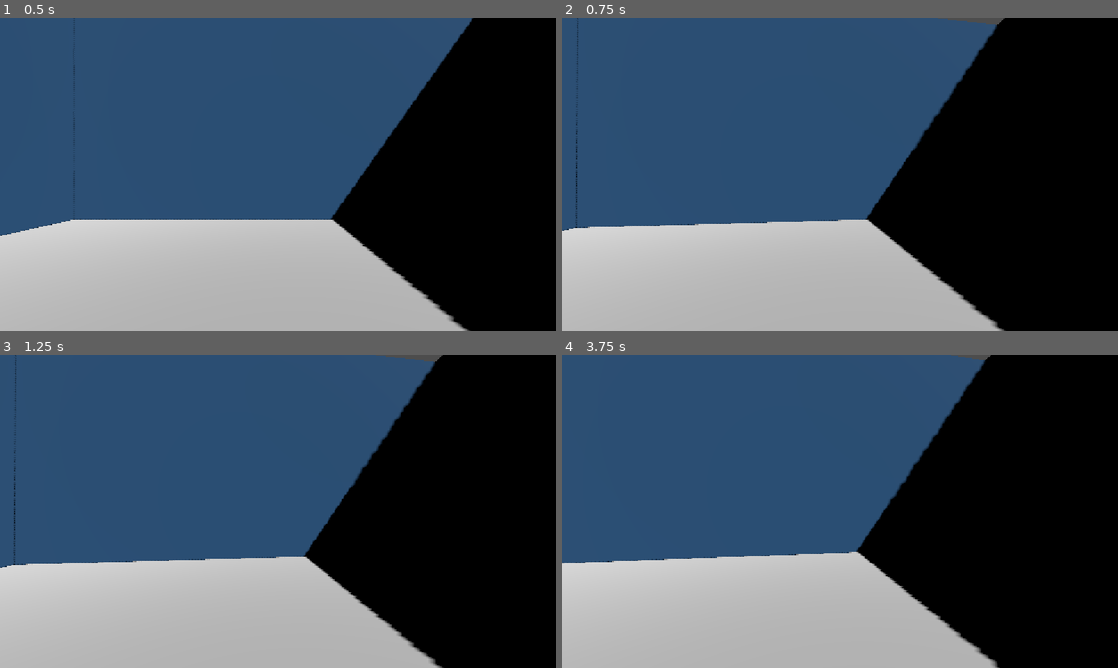
Above: before the commit, frames 1-4 (two rows, left to right).
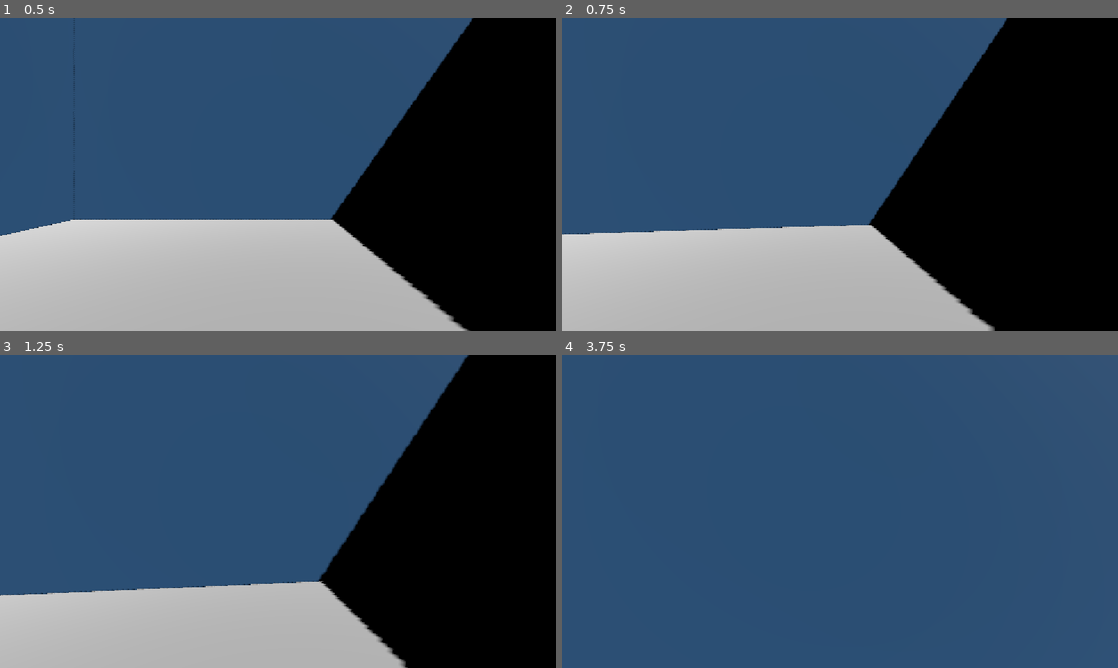
Above: after the commit, the same moments.

Repository: caiodevlab/escape-room-3D
Game: Godot game, scene res://scenes/test_room.tscn
Same seed, same stepped clock (60 frames per second), same inputs: the game is played once before the commit and once after it.
Inputs (mouse positions are in pixels of both pictures, inside the frame that each line leads up to):
- Up to frame 1 (0.5 s): no input
- Up to frame 2 (0.75 s): tap Enter at 0.5 s; move the mouse to (867, 174) at 0.52 s; hold W (move_forward, bound only after the commit) from 0.53 s (still down)
- Up to frame 3 (1.25 s): keep holding W (move_forward, bound only after the commit)
- Up to frame 4 (3.75 s): keep holding W (move_forward, bound only after the commit); move the mouse to (812, 511) at 1.27 s; move the mouse to (851, 505) at 2.02 s; tap Space at 2.75 s; move the mouse to (834, 517) at 2.77 s; tap Enter at 3.5 s; move the mouse to (878, 514) at 3.52 s

Frame 1 is identical in both runs. In frame 2, 2.7% of the frame differs, in the area x 0-81%, y 0-100%; in frame 3, 10%; in frame 4, 58%, in the area x 0-100%, y 0-100%.

Commit message:
Adicionei movimento do jogador

Diff:
--- a/project.godot
+++ b/project.godot
@@ -66,7 +66,9 @@
 "shift_pressed": false,
 "type": "InputEventKey",
 "unicode": 0
-}]
+}, Object(InputEventKey,"resource_local_to_scene":false,"resource_name":"","device":-1,"window_id":0,"alt_pressed":false,"shift_pressed":false,"ctrl_pressed":false,"meta_pressed":false,"pressed":false,"keycode":0,"physical_keycode":87,"key_label":0,"unicode":87,"location":0,"echo":false,"script":null)
+, Object(InputEventKey,"resource_local_to_scene":false,"resource_name":"","device":-1,"window_id":0,"alt_pressed":false,"shift_pressed":false,"ctrl_pressed":false,"meta_pressed":false,"pressed":false,"keycode":0,"physical_keycode":4194320,"key_label":0,"unicode":0,"location":0,"echo":false,"script":null)
+]
 }
 move_backward={
 "deadzone": 0.5,
@@ -95,7 +97,9 @@
 "shift_pressed": false,
 "type": "InputEventKey",
 "unicode": 0
-}]
+}, Object(InputEventKey,"resource_local_to_scene":false,"resource_name":"","device":-1,"window_id":0,"alt_pressed":false,"shift_pressed":false,"ctrl_pressed":false,"meta_pressed":false,"pressed":false,"keycode":0,"physical_keycode":83,"key_label":0,"unicode":83,"location":0,"echo":false,"script":null)
+, Object(InputEventKey,"resource_local_to_scene":false,"resource_name":"","device":-1,"window_id":0,"alt_pressed":false,"shift_pressed":false,"ctrl_pressed":false,"meta_pressed":false,"pressed":false,"keycode":0,"physical_keycode":4194322,"key_label":0,"unicode":0,"location":0,"echo":false,"script":null)
+]
 }
 move_left={
 "deadzone": 0.5,
@@ -124,7 +128,9 @@
 "shift_pressed": false,
 "type": "InputEventKey",
 "unicode": 0
-}]
+}, Object(InputEventKey,"resource_local_to_scene":false,"resource_name":"","device":-1,"window_id":0,"alt_pressed":false,"shift_pressed":false,"ctrl_pressed":false,"meta_pressed":false,"pressed":false,"keycode":0,"physical_keycode":65,"key_label":0,"unicode":65,"location":0,"echo":false,"script":null)
+, Object(InputEventKey,"resource_local_to_scene":false,"resource_name":"","device":-1,"window_id":0,"alt_pressed":false,"shift_pressed":false,"ctrl_pressed":false,"meta_pressed":false,"pressed":false,"keycode":0,"physical_keycode":4194319,"key_label":0,"unicode":0,"location":0,"echo":false,"script":null)
+]
 }
 move_right={
 "deadzone": 0.5,
@@ -153,7 +159,9 @@
 "shift_pressed": false,
 "type": "InputEventKey",
 "unicode": 0
-}]
+}, Object(InputEventKey,"resource_local_to_scene":false,"resource_name":"","device":-1,"window_id":0,"alt_pressed":false,"shift_pressed":false,"ctrl_pressed":false,"meta_pressed":false,"pressed":false,"keycode":0,"physical_keycode":68,"key_label":0,"unicode":68,"location":0,"echo":false,"script":null)
+, Object(InputEventKey,"resource_local_to_scene":false,"resource_name":"","device":-1,"window_id":0,"alt_pressed":false,"shift_pressed":false,"ctrl_pressed":false,"meta_pressed":false,"pressed":false,"keycode":0,"physical_keycode":4194321,"key_label":0,"unicode":0,"location":0,"echo":false,"script":null)
+]
 }
 
 [physics]
--- a/scenes/test_room.tscn
+++ b/scenes/test_room.tscn
@@ -1,80 +1,79 @@
-[gd_scene load_steps=8 format=3 uid="uid://b6p2l7s8g0h1i2"]
+[gd_scene format=3 uid="uid://dvjorwjfx81et"]
 
-[ext_resource type="PackedScene" uid="uid://d1c2k3l4m5n6o7" path="res://scenes/player.tscn" id="1_player"]
+[ext_resource type="PackedScene" uid="uid://slumqsci0boy" path="res://scenes/player.tscn" id="1_player"]
+
+[sub_resource type="StandardMaterial3D" id="StandardMaterial3D_floor_material"]
+albedo_color = Color(0.8, 0.8, 0.8, 1)
+
+[sub_resource type="PlaneMesh" id="PlaneMesh_floor"]
+size = Vector2(20, 20)
+
+[sub_resource type="BoxShape3D" id="BoxShape3D_floor_collision"]
+size = Vector3(20, 1, 20)
+
+[sub_resource type="StandardMaterial3D" id="StandardMaterial3D_wall_material"]
+albedo_color = Color(0.2, 0.4, 0.6, 1)
 
 [sub_resource type="BoxMesh" id="BoxMesh_wall"]
 size = Vector3(20, 10, 1)
 
-[sub_resource type="StandardMaterial3D" id="StandardMaterial3D_wall_material"]
-albedo_color = Color(0.2, 0.4, 0.6, 1)
+[sub_resource type="BoxShape3D" id="BoxShape3D_wall_collision"]
+size = Vector3(20, 10, 1)
 
-[sub_resource type="PlaneMesh" id="PlaneMesh_floor"]
-size = Vector2(20, 20)
+[node name="TestRoom" type="Node3D" unique_id=1732258103]
 
-[sub_resource type="StandardMaterial3D" id="StandardMaterial3D_floor_material"]
-albedo_color = Color(0.8, 0.8, 0.8, 1)
+[node name="Floor" type="StaticBody3D" parent="." unique_id=64919389]
 
-[sub_resource type="BoxShape3D" id="BoxShape3D_floor_collision"]
-extents = Vector3(10, 0.5, 10)
+[node name="MeshInstance3D" type="MeshInstance3D" parent="Floor" unique_id=1280047841]
+material_override = SubResource("StandardMaterial3D_floor_material")
+mesh = SubResource("PlaneMesh_floor")
 
-[sub_resource type="BoxShape3D" id="BoxShape3D_wall_collision"]
-extents = Vector3(10, 5, 0.5)
+[node name="CollisionShape3D" type="CollisionShape3D" parent="Floor" unique_id=754706664]
+shape = SubResource("BoxShape3D_floor_collision")
 
-[node name="TestRoom" type="Node3D"]
+[node name="Wall1" type="StaticBody3D" parent="." unique_id=546392765]
+transform = Transform3D(1, 0, 0, 0, 1, 0, 0, 0, 1, 0, 5, -10)
 
-[node name="Floor" type="StaticBody3D" parent="."]
-	[node name="MeshInstance3D" type="MeshInstance3D" parent="./Floor"]
-		mesh = SubResource("PlaneMesh_floor")
-		material_override = SubResource("StandardMaterial3D_floor_material")
+[node name="MeshInstance3D" type="MeshInstance3D" parent="Wall1" unique_id=222138111]
+material_override = SubResource("StandardMaterial3D_wall_material")
+mesh = SubResource("BoxMesh_wall")
 
-	[node name="CollisionShape3D" type="CollisionShape3D" parent="./Floor"]
-		shape = SubResource("BoxShape3D_floor_collision")
+[node name="CollisionShape3D" type="CollisionShape3D" parent="Wall1" unique_id=1229779950]
+shape = SubResource("BoxShape3D_wall_collision")
 
-[node name="Wall1" type="StaticBody3D" parent="."]
-	transform = Transform3D(1, 0, 0, 0, 1, 0, 0, 0, 1, 0, 5, -10)
+[node name="Wall2" type="StaticBody3D" parent="." unique_id=1503613154]
+transform = Transform3D(1, 0, 0, 0, 1, 0, 0, 0, 1, 0, 5, 10)
 
-	[node name="MeshInstance3D" type="MeshInstance3D" parent="./Wall1"]
-		mesh = SubResource("BoxMesh_wall")
-		material_override = SubResource("StandardMaterial3D_wall_material")
+[node name="MeshInstance3D" type="MeshInstance3D" parent="Wall2" unique_id=1183427383]
+material_override = SubResource("StandardMaterial3D_wall_material")
+mesh = SubResource("BoxMesh_wall")
 
-	[node name="CollisionShape3D" type="CollisionShape3D" parent="./Wall1"]
-		shape = SubResource("BoxShape3D_wall_collision")
+[node name="CollisionShape3D" type="CollisionShape3D" parent="Wall2" unique_id=2016508461]
+shape = SubResource("BoxShape3D_wall_collision")
 
-[node name="Wall2" type="StaticBody3D" parent="."]
-	transform = Transform3D(1, 0, 0, 0, 1, 0, 0, 0, 1, 0, 5, 10)
+[node name="Wall3" type="StaticBody3D" parent="." unique_id=762672700]
+transform = Transform3D(-3.6199901e-06, 0, 1, 0, 1, 0, -1, 0, -3.6199901e-06, 10, 5, 0)
 
-	[node name="MeshInstance3D" type="MeshInstance3D" parent="./Wall2"]
-		mesh = SubResource("BoxMesh_wall")
-		material_override = SubResource("StandardMaterial3D_wall_material")
+[node name="MeshInstance3D" type="MeshInstance3D" parent="Wall3" unique_id=228301239]
+material_override = SubResource("StandardMaterial3D_wall_material")
+mesh = SubResource("BoxMesh_wall")
 
-	[node name="CollisionShape3D" type="CollisionShape3D" parent="./Wall2"]
-		shape = SubResource("BoxShape3D_wall_collision")
+[node name="CollisionShape3D" type="CollisionShape3D" parent="Wall3" unique_id=2055555634]
+shape = SubResource("BoxShape3D_wall_collision")
 
-[node name="Wall3" type="StaticBody3D" parent="."]
-	transform = Transform3D(1, 0, 0, 0, 1, 0, 0, 0, 1, 10, 5, 0)
-		rotation = Vector3(0, 1.5708, 0)
+[node name="Wall4" type="StaticBody3D" parent="." unique_id=491197314]
+transform = Transform3D(-3.6199901e-06, 0, 1, 0, 1, 0, -1, 0, -3.6199901e-06, -10, 5, 0)
 
-	[node name="MeshInstance3D" type="MeshInstance3D" parent="./Wall3"]
-		mesh = SubResource("BoxMesh_wall")
-		material_override = SubResource("StandardMaterial3D_wall_material")
+[node name="MeshInstance3D" type="MeshInstance3D" parent="Wall4" unique_id=549134537]
+material_override = SubResource("StandardMaterial3D_wall_material")
+mesh = SubResource("BoxMesh_wall")
 
-	[node name="CollisionShape3D" type="CollisionShape3D" parent="./Wall3"]
-		shape = SubResource("BoxShape3D_wall_collision")
+[node name="CollisionShape3D" type="CollisionShape3D" parent="Wall4" unique_id=1981411158]
+shape = SubResource("BoxShape3D_wall_collision")
 
-[node name="Wall4" type="StaticBody3D" parent="."]
-	transform = Transform3D(1, 0, 0, 0, 1, 0, 0, 0, 1, -10, 5, 0)
-		rotation = Vector3(0, 1.5708, 0)
+[node name="DirectionalLight3D" type="DirectionalLight3D" parent="." unique_id=1516326970]
+transform = Transform3D(0.707107, -0.5, 0.5, 0, 0.707107, 0.707107, -0.707107, -0.5, 0.5, 0, 10, 0)
+shadow_enabled = true
 
-	[node name="MeshInstance3D" type="MeshInstance3D" parent="./Wall4"]
-		mesh = SubResource("BoxMesh_wall")
-		material_override = SubResource("StandardMaterial3D_wall_material")
-
-	[node name="CollisionShape3D" type="CollisionShape3D" parent="./Wall4"]
-		shape = SubResource("BoxShape3D_wall_collision")
-
-[node name="DirectionalLight3D" type="DirectionalLight3D" parent="."]
-	transform = Transform3D(0.707107, -0.5, 0.5, 0, 0.707107, 0.707107, -0.707107, -0.5, 0.5, 0, 10, 0)
-	shadow_enabled = true
-
-[node name="Player" parent="." instance=ExtResource("1_player")]
+[node name="Player" parent="." unique_id=878692567 instance=ExtResource("1_player")]
 transform = Transform3D(1, 0, 0, 0, 1, 0, 0, 0, 1, 0, 1.5, 0)
